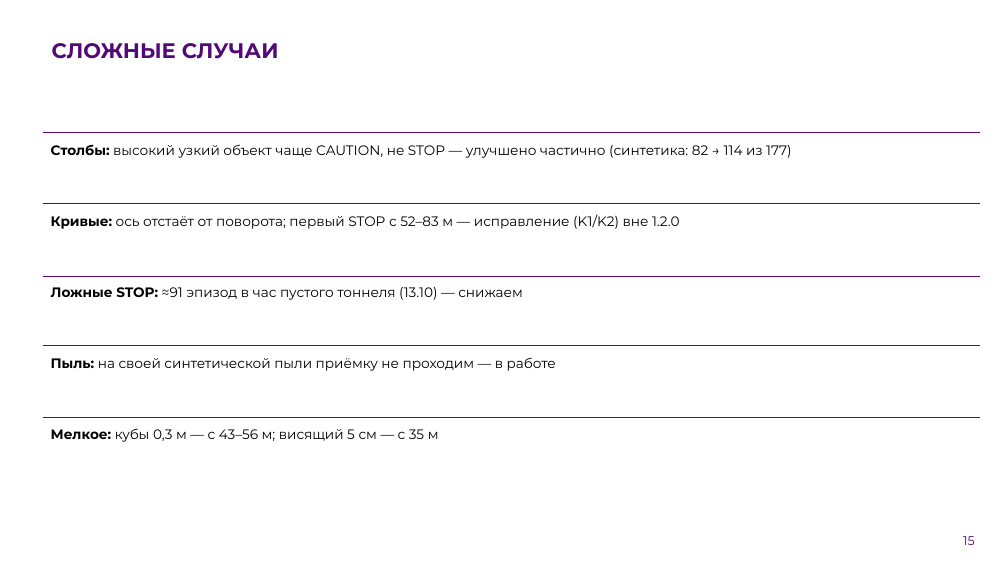
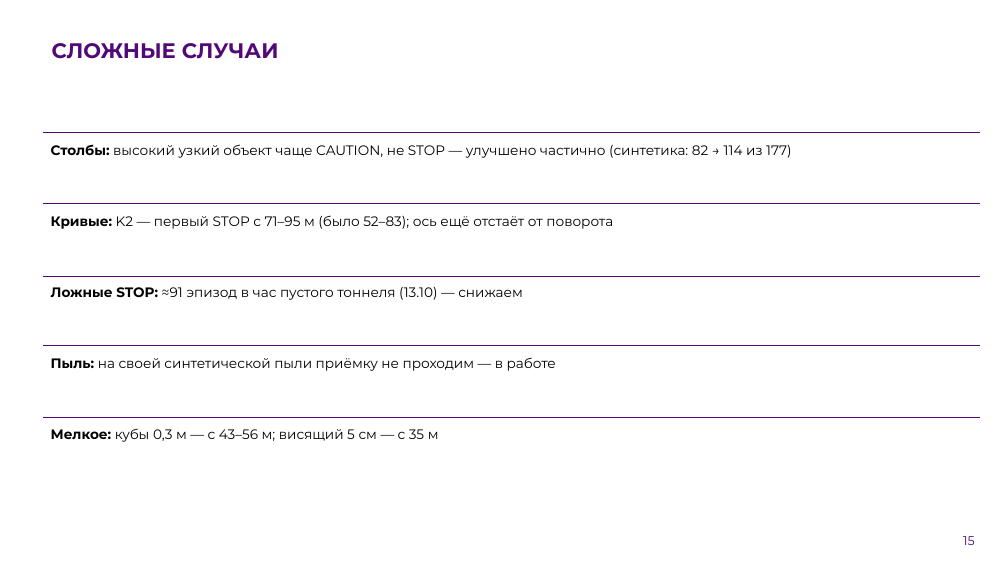
Before and after one commit to pmixay/ReSense, a slide deck: slide 15 of docs/presentation/ReSense_LCT2026.pptx. Drawn at 1008x567 pixels with LibreOffice and Linux fonts; fonts in the diff are those of the drawing; background and template pictures are left out. Boxes give left, top, right and bottom in pixels: in the first picture for what was removed or moved away, otherwise in the second. Text is boxed around its words. In the diff, an @@ line names an element or a change of style, - is before the commit and + after.

```diff
--- a/docs/presentation/ReSense_LCT2026.pptx
+++ b/docs/presentation/ReSense_LCT2026.pptx
@@ text at (51, 215, 613, 229): text changed @@
-Кривые: ось отстаёт от поворота; первый STOP с 52–83 м — исправление (K1/K2) вне 1.2.0
+Кривые: K2 — первый STOP с 71–95 м (было 52–83); ось ещё отстаёт от поворота
```
Also in this commit, not shown: 8 other slides changed, 6 other files.
